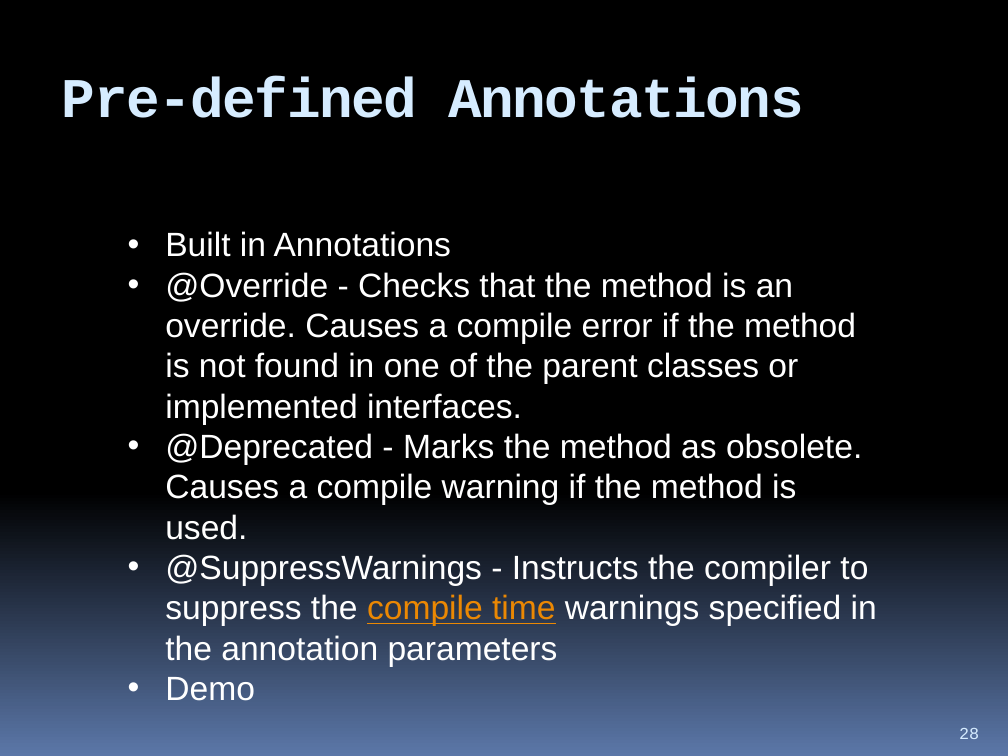
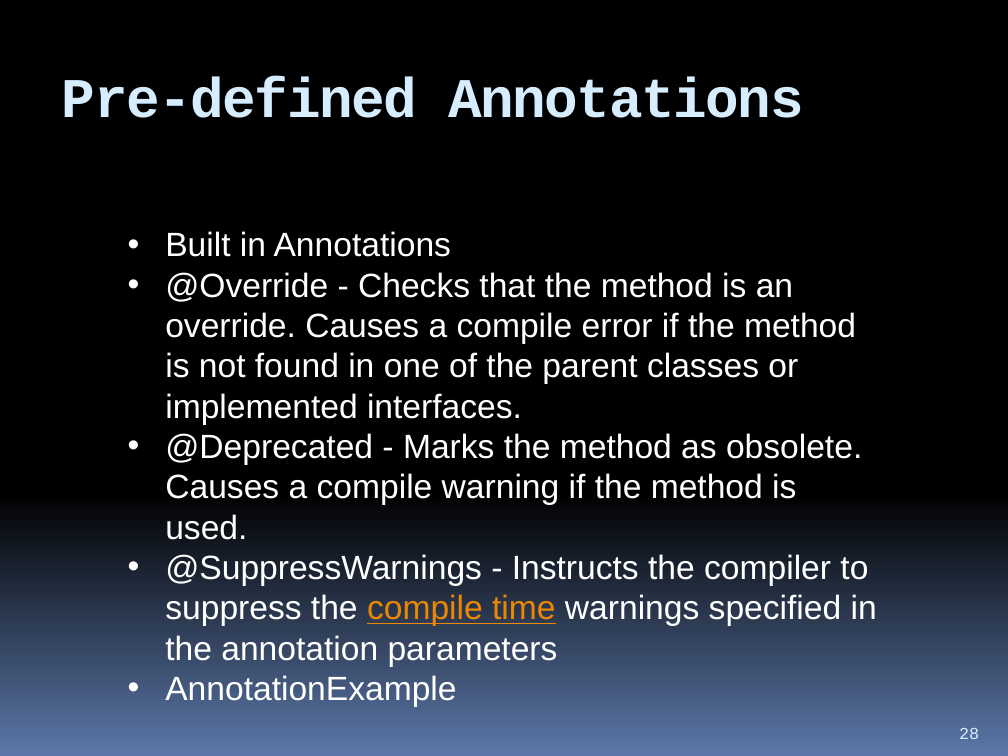
Before and after one commit to hchan/comp2613, a slide deck: slide 28 of coursePresentation.pptx. Drawn at 1008x756 pixels with LibreOffice and Linux fonts; fonts in the diff are those of the drawing. Boxes give left, top, right and bottom in pixels: in the first picture for what was removed or moved away, otherwise in the second. Text is boxed around its words. In the diff, an @@ line names an element or a change of style, - is before the commit and + after.

```diff
--- a/coursePresentation.pptx
+++ b/coursePresentation.pptx
@@ text at (165,675,456,707): text changed @@
-• Demo
+• AnnotationExample
```
Also in this commit, not shown: 1 other slide changed, 3 other files.
